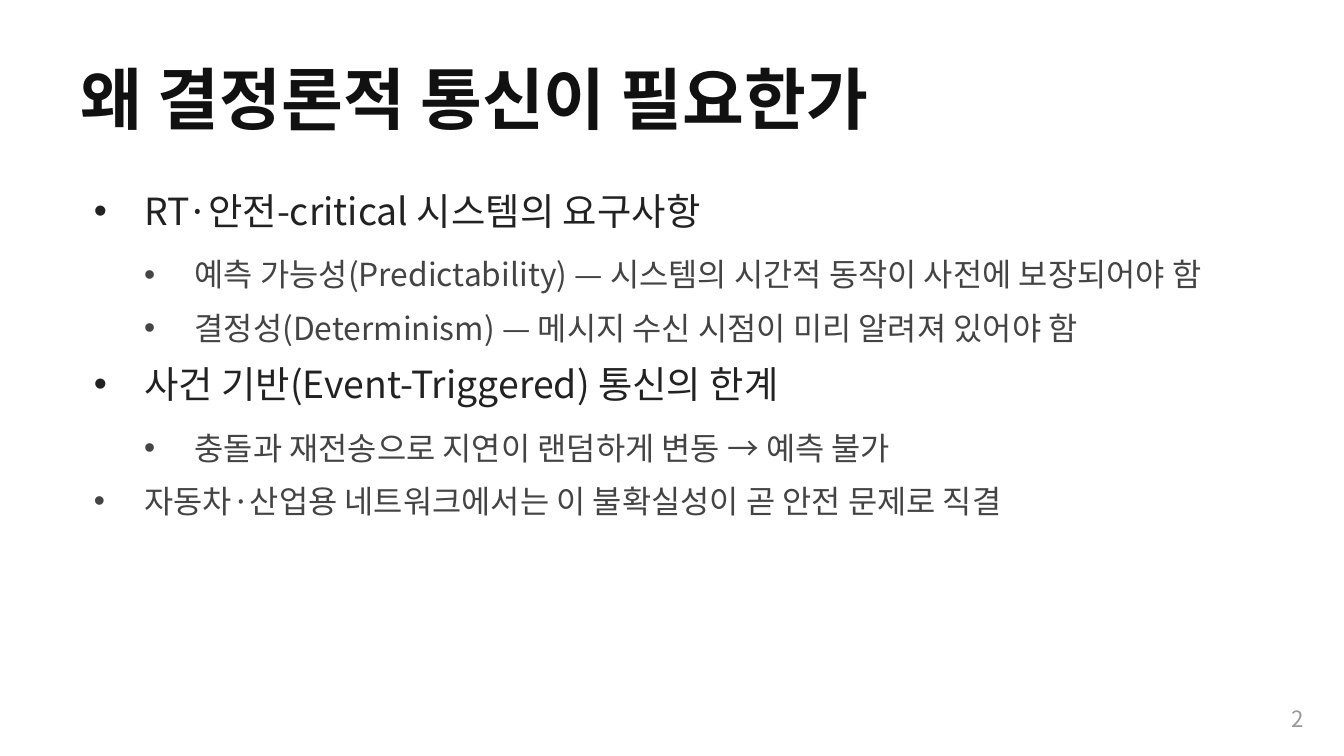
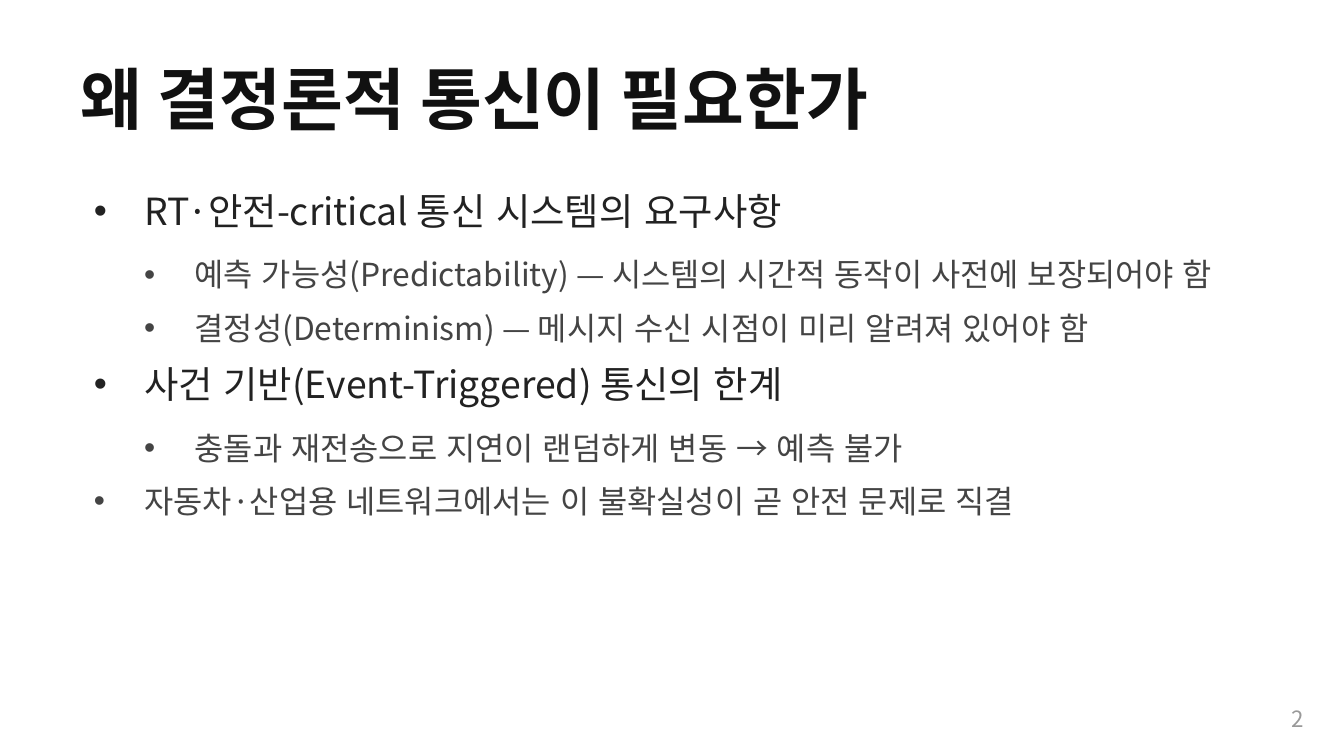
Before and after one commit to Woodong02/SoC_Design_and_Programming, a slide deck: slide 2 of section1_intro.pptx. Drawn at 1344x756 pixels with LibreOffice and Linux fonts; fonts in the diff are those of the drawing. Boxes give left, top, right and bottom in pixels: in the first picture for what was removed or moved away, otherwise in the second. Text is boxed around its words. In the diff, an @@ line names an element or a change of style, - is before the commit and + after.

```diff
--- a/section1_intro.pptx
+++ b/section1_intro.pptx
@@ text at <box>144,194,782,228</box>: text changed @@
-• RT·안전-critical 시스템의 요구사항
+• RT·안전-critical 통신 시스템의 요구사항
```
Also in this commit, not shown: 1 other slide changed.
